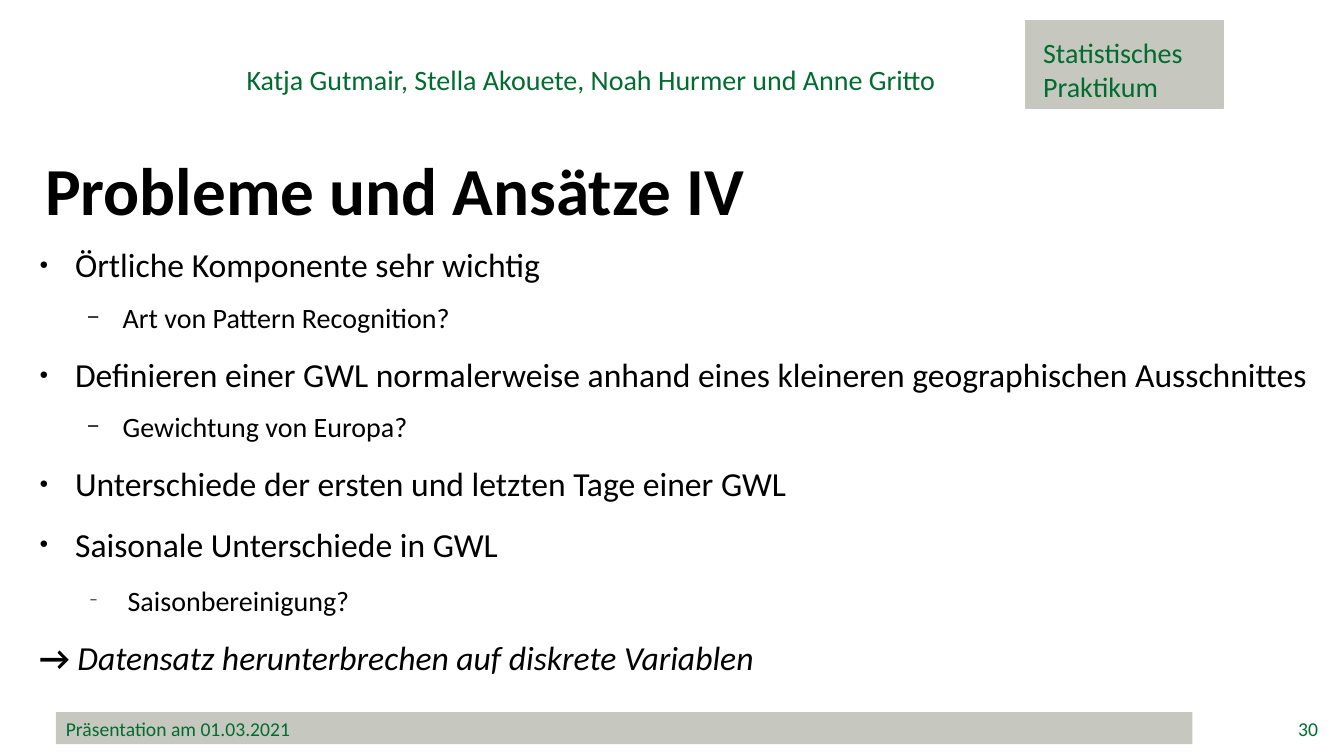
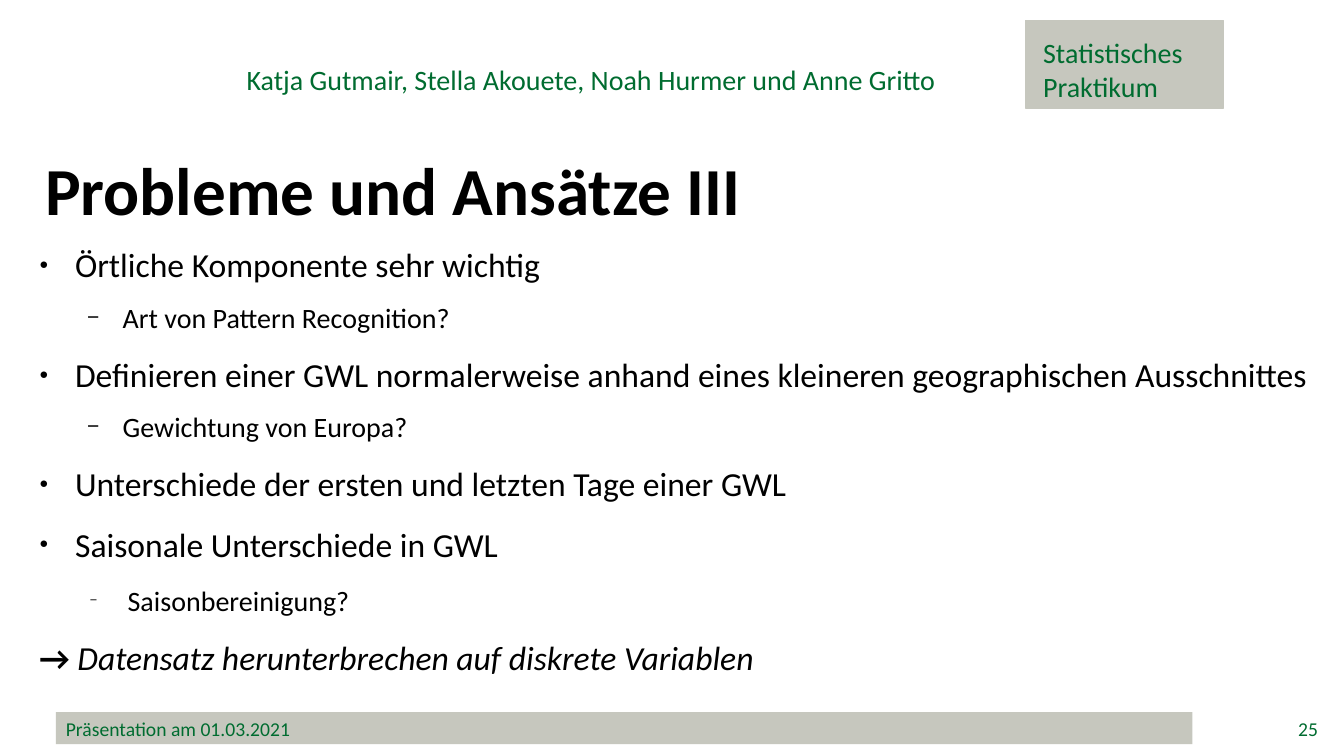
Before and after one commit to minimops/weatherFrog, a slide deck: slide 25 of documentation/ppt/Präsentation.pptx (slide 30 before the commit). Drawn at 1344x756 pixels with LibreOffice and Linux fonts; fonts in the diff are those of the drawing; background and template pictures are left out. Boxes give left, top, right and bottom in pixels: in the first picture for what was removed or moved away, otherwise in the second. Text is boxed around its words. In the diff, an @@ line names an element or a change of style, - is before the commit and + after.

```diff
--- a/documentation/ppt/Präsentation.pptx
+++ b/documentation/ppt/Präsentation.pptx
@@ text at [45,168,741,216]: text changed @@
-Probleme und Ansätze IV
+Probleme und Ansätze III
@@ page number at [1298,723,1318,736]: text changed @@
-30
+25
```
Also in this commit, not shown: 6 other slides changed, 7 slides added, 10 slides removed, 1 other file.
